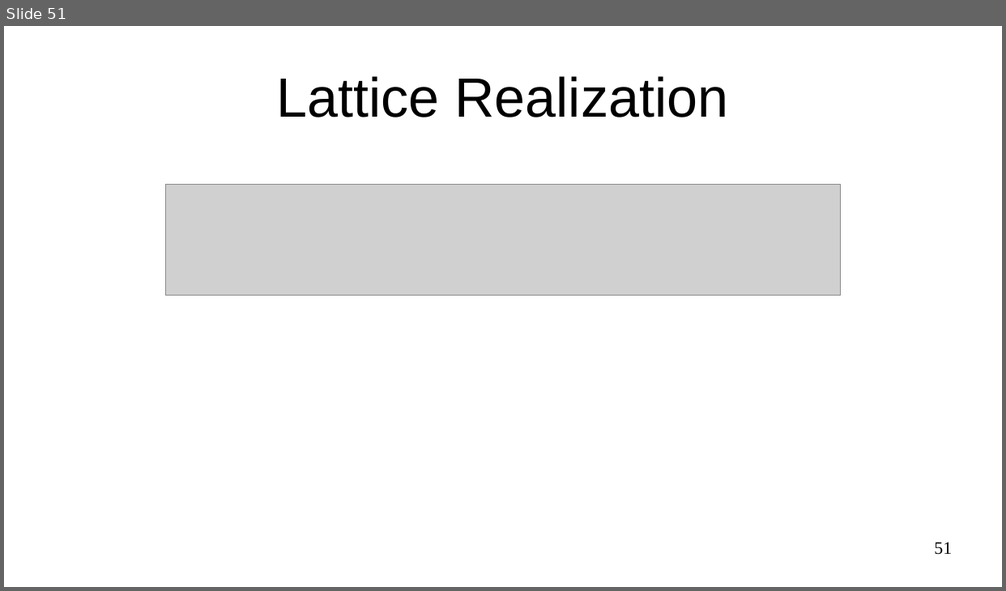
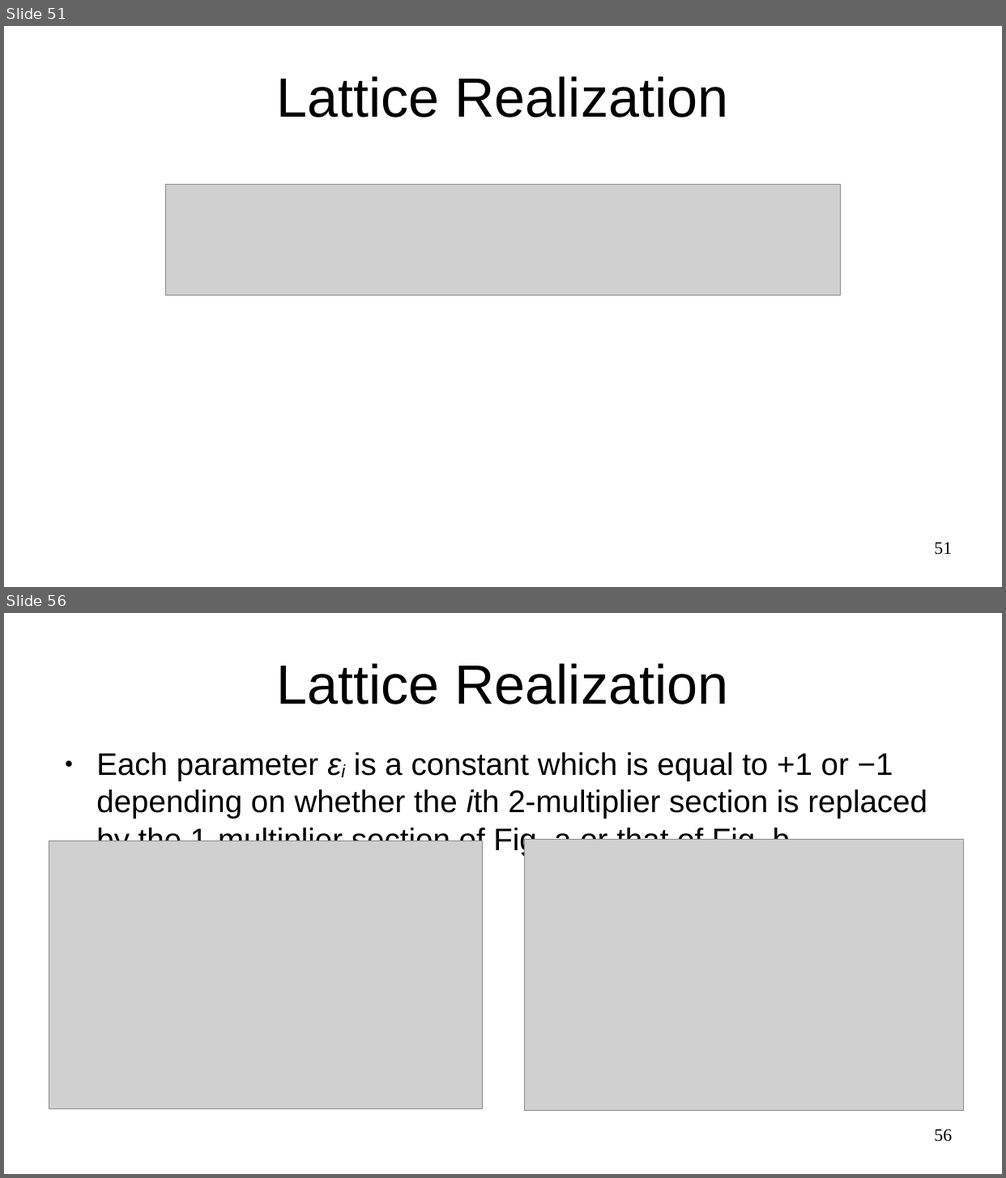
Before and after one commit to miftanurfarid/pengolahan_sinyal_digital, a slide deck: slide/2022/09.realization_of_digital_filters/09.realization_of_digital_filters.odp. Shown one above the other, each under a label of ours: slide 51 before the commit, slides 51 and 56 after it; the slides between them are not shown. The pictures are 1006x591 and 1006x1178 pixels, drawn with LibreOffice and Linux fonts; fonts in the diff are those of the drawing; grey boxes stand for pictures. Boxes give left, top, right and bottom in pixels: in the first picture for what was removed or moved away, otherwise in the second. Text is boxed around its words. In the diff, an @@ line names an element or a change of style, - is before the commit and + after.

```diff
--- a/slide/2022/09.realization_of_digital_filters/09.realization_of_digital_filters.odp
+++ b/slide/2022/09.realization_of_digital_filters/09.realization_of_digital_filters.odp
@@ slide 56 added at (4,613,1002,1174), background #FFFFFF @@
@@ title added at (277,663,729,705), 44 pt, text #000000 @@
+Lattice Realization
@@ text added at (96,752,927,856), 24.8 pt, text #000000 @@
+● Each parameter εi is a constant which is equal to +1 or −1 depending on whether the ith 2-multiplier section is replaced by the 1-multiplier section of Fig. a or that of Fig. b.
@@ picture added at (49,841,482,1110) @@
@@ picture added at (525,839,964,1111) @@
@@ page number added at (934,1129,952,1142), 14 pt, text #000000 @@
+56
```
Also in this commit, not shown: 1 slide changed, 4 other slides added.
